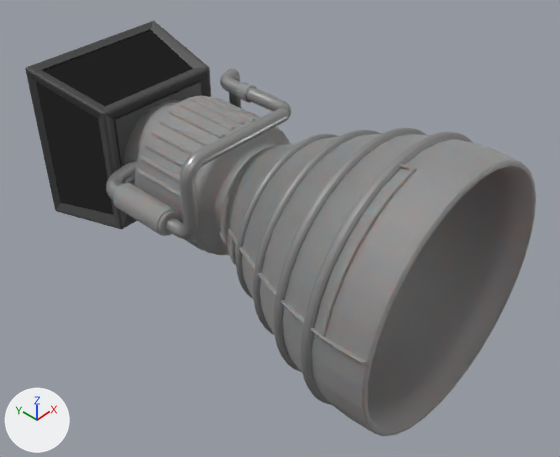
The Blender file juno_engine/res/WIP/rocket_engine.blend, before and after one commit.
The view is the same before and after, from a 50 mm camera at (-6.12, -4.47, 4.24) aimed at (-1.09, 0.15, -0.86). The lights are fixed; the arrows at lower left show +X, +Y and +Z.

The scene before the commit, as lines of its bpy script (objects in view):
```python
ob_cube = bpy.data.objects.new('Cube', me_cube_001)
ob_cube.location = (-1.135, 3.038, -0.557)
ob_cube.scale = (1.03, 1.03, 1.03)
ob_cube_001 = bpy.data.objects.new('Cube.001', me_cube)
ob_cube_001.location = (-1.135, 2.558, -0.557)
ob_cube_001.scale = (0.702, 0.63, 0.702)
ob_cylinder = bpy.data.objects.new('Cylinder', me_cylinder_002)
ob_cylinder.location = (-1.135, -0.722, -0.557)
ob_cylinder.rotation_euler = (1.571, 0.0, 0.0)  # degrees (90, 0, 0)
ob_torus_001 = bpy.data.objects.new('Torus.001', me_torus_001)
ob_torus_001.location = (-1.135, -1.463, -0.557)
ob_torus_001.rotation_euler = (1.571, 0.0, 0.0)  # degrees (90, 0, 0)
ob_torus_001.scale = (0.221, 0.221, 0.221)
ob_tubing = bpy.data.objects.new('Tubing', me_cylinder_000)
ob_tubing.location = (-1.135, -0.722, -0.557)
ob_tubing.rotation_euler = (1.571, 0.0, 0.0)  # degrees (90, 0, 0)
```
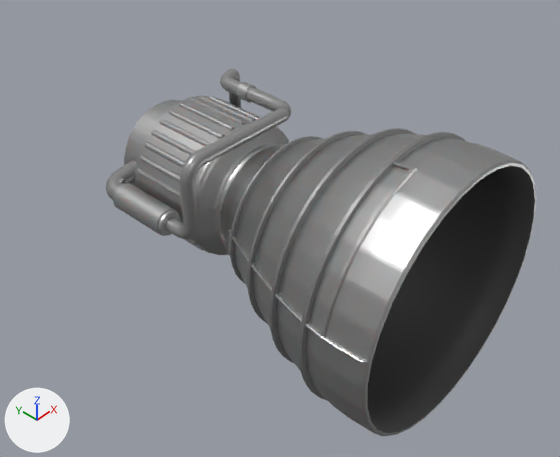
What differs and where, as boxes (x1, y1, x2, y2) in the pictures (560 x 457 px):
'Cylinder', surface changed, recoloured: (113, 82, 536, 436) in both
'Torus.001', reshaped, moved, rescaled: before (236, 128, 473, 405); after (230, 128, 465, 400)
'Cube.001', deleted: before (36, 31, 192, 214)
'Cube', deleted: before (25, 21, 211, 230)
part 1 of me_torus_001, deleted: before (253, 130, 381, 335)
part 2 of me_torus_001, deleted: before (236, 134, 340, 299)
part 3 of me_torus_001, deleted: before (273, 128, 473, 405)
part 4 of me_torus_001, added: after (230, 128, 465, 400)
part 5 of me_cylinder_002, recoloured: (367, 166, 535, 433) in both

The change, as a list of edits to the scene's bpy script:
```text
Change mat_engine:
    where n0 = _N.new('ShaderNodeBsdfPrincipled'); n0.name = 'Principled BSDF'
    n0.inputs[2].default_value: 0.779 -> 0.398  # 'Roughness'
Add mat_inner_nozzle:
    mat_inner_nozzle = principled_material('Inner-Nozzle')
    mat_inner_nozzle.base_color = (0.0908, 0.0908, 0.0908)  # dark grey #555555
    mat_inner_nozzle.metallic = 0.5
    mat_inner_nozzle.roughness = 0.637
    mat_inner_nozzle.specular_ior_level = 0.0403
Add mat_material_001:
    mat_material_001 = principled_material('Material.001')
    mat_material_001.base_color = (0.281, 0.281, 0.281)  # grey #909090
    mat_material_001.metallic = 0.645
Change me_torus_001:
    used by ob_torus_001; location = (-1.135, -1.463, -0.557); rotation_euler = (1.571, 0.0, 0.0), in degrees (90, 0, 0); scale = (0.221, 0.221, 0.221)
    remove me_torus_001.from_pydata(...)  # 2304 vertices, 2304 faces; spans x -6.45..6.45, y -6.45..6.45, z -5.87..0.25
    remove me_torus_001.materials.append(mat_material)  # grey #959595
    add me_torus_001.from_pydata(...)  # 768 vertices, 768 faces; spans x -0.97..0.97, y -0.97..0.97, z -1.33..0.03
    me_torus_001 part 1: the loose piece of 576 vertices spanning x -5.2..5.2, y -5.2..5.2, z -4.0..-3.6 is deleted
    me_torus_001 part 2: the loose piece of 576 vertices spanning x -4.33..4.33, y -4.33..4.33, z -5.87..-5.53 is deleted
    me_torus_001 part 3: 1152 vertices removed from x -6.45..6.45, y -6.45..6.45, z -2.13..0.25
    me_torus_001 part 4: 768 vertices added at x -0.97..0.97, y -0.97..0.97, z -1.33..0.03
    add me_torus_001.materials.append(mat_material_001)  # grey #909090
Change me_cylinder_002:
    where me_cylinder_002.from_pydata(...)  # 4866 vertices, 4562 faces; spans x -1.41..1.4, y -1.4..1.4, z -2.71..1.37
    used by ob_cylinder; location = (-1.135, -0.722, -0.557); rotation_euler = (1.571, 0.0, 0.0), in degrees (90, 0, 0)
    me_cylinder_002 part 5: 706 of the faces centred in x -1.3..1.3, y -1.3..1.3, z -0.81..1.23 switch from mat_engine to mat_inner_nozzle (dark grey #555555)
Change ob_torus_001:
    ob_torus_001.location: (-1.135, -1.463, -0.557) -> (-1.135, -1.415, -0.557)
    ob_torus_001.scale: (0.221, 0.221, 0.221) -> (1.44, 1.44, 1.06)
Remove ob_cube_001:
    ob_cube_001 = bpy.data.objects.new('Cube.001', me_cube)
    ob_cube_001.location = (-1.135, 2.558, -0.557)
    ob_cube_001.scale = (0.702, 0.63, 0.702)
Remove ob_cube:
    ob_cube = bpy.data.objects.new('Cube', me_cube_001)
    ob_cube.location = (-1.135, 3.038, -0.557)
    ob_cube.scale = (1.03, 1.03, 1.03)
```
